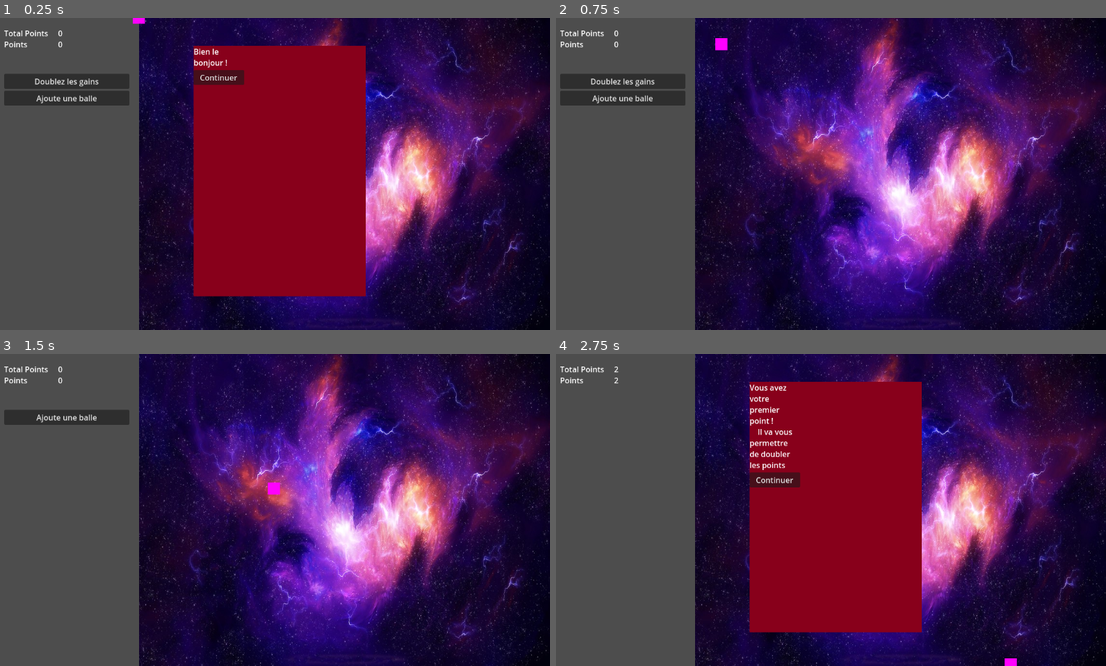
Above: before the commit, frames 1-4 (two rows, left to right).
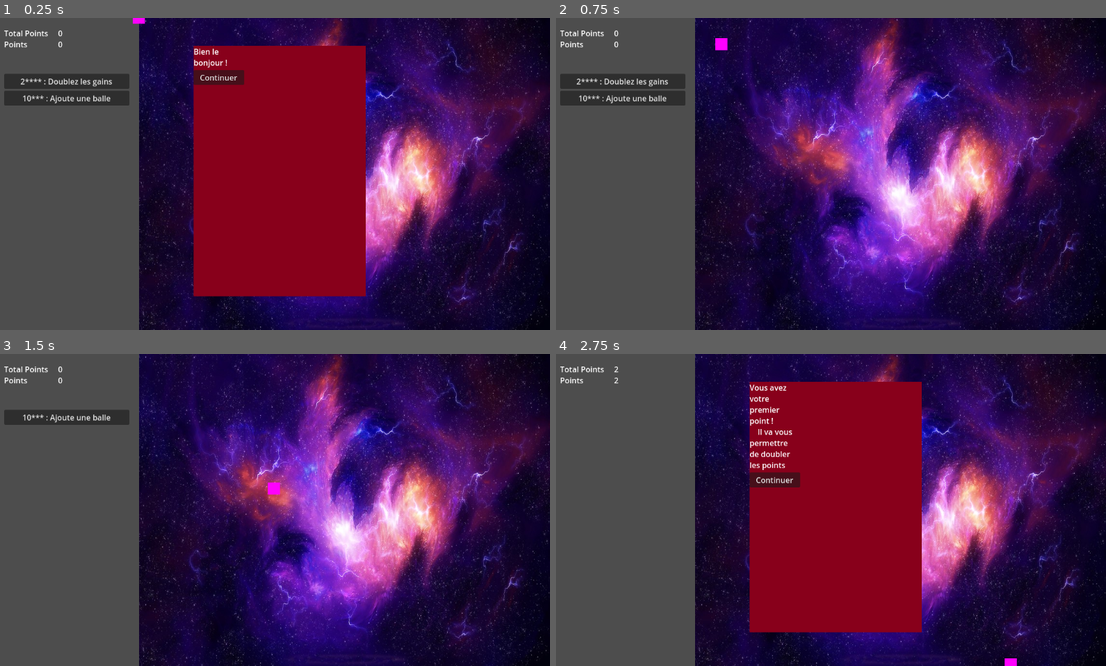
Above: after the commit, the same moments.

Repository: Niksune/Baby-Evolve-Minigame
Game: Godot game, scene res://Scenes/Game/Game.tscn
Two runs of this game, one before a commit and one after it. Both use one fixed random seed, a clock stepped at 60 frames per second and the inputs below.
Inputs (mouse positions are in pixels of both pictures, inside the frame that each line leads up to):
- Up to frame 1 (0.25 s): no input
- Up to frame 2 (0.75 s): click "Continuer" at 0.5 s
- Up to frame 3 (1.5 s): click (66, 416) at 1.25 s, where only the run before the commit has a clickable "Doublez les gains"
- Up to frame 4 (2.75 s): click "Ajoute une balle" (after the commit: "10*** : Ajoute une balle") at 2 s

The runs differ from the first frame. In frame 1, 0.4% of the frame differs, in the area x 3-21%, y 19-28%; in frame 2, 0.4%; in frame 3, 0.2%; in frame 4, nothing differs.

Commit message:
Adds price in the evolve buttons

Diff:
--- /dev/null
+++ b/Autoload/Global.gd
@@ -0,0 +1,8 @@
+extends Node
+
+
+func repeat_string(_str:String, count:int) -> String:
+	var str:String = ""
+	for i in range(count):
+		str += _str
+	return str
--- a/Scenes/Game/Game.gd
+++ b/Scenes/Game/Game.gd
@@ -12,8 +12,8 @@
 
 
 func _ready():
-	UI.create_new_button("double_wall_1", "Doublez les gains")
-	UI.create_new_button("add_ball_1", "Ajoute une balle")
+	UI.create_new_button("double_wall_1", "Doublez les gains", 2)
+	UI.create_new_button("add_ball_1", "Ajoute une balle", 10)
 	DialogManager.execute_dialog(1)
 
 
--- a/Scenes/UI/BuyButton.gd
+++ b/Scenes/UI/BuyButton.gd
@@ -2,9 +2,9 @@
 
 var ID: String
 
-func _init(init_ID, init_text):
+func _init(init_ID : String, init_text : String, init_price : int):
 	ID = init_ID
-	text = init_text
+	text = to_5_char(init_price) + " : " + init_text
 
 func _ready():
 	self.pressed.connect(self._on_pressed)
@@ -16,3 +16,7 @@
 func try_kill_ID(check_ID):
 	if(ID == check_ID):
 		queue_free()
+
+func to_5_char(price : int):
+	var nb_digit = str(price).length()
+	return str(price) + GLOBAL.repeat_string("*", 5 - nb_digit)
--- a/Scenes/UI/UI.gd
+++ b/Scenes/UI/UI.gd
@@ -28,8 +28,8 @@
 
 
 
-func create_new_button(ID, text):
-	var buy_button = BuyButton.new(ID, text)
+func create_new_button(ID, text, price):
+	var buy_button = BuyButton.new(ID, text, price)
 	evolve_list.add_child(buy_button)
 
 
--- a/project.godot
+++ b/project.godot
@@ -18,6 +18,7 @@
 [autoload]
 
 EVENTS="*res://Autoload/EventBus.gd"
+GLOBAL="*res://Autoload/Global.gd"
 
 [input]
 
